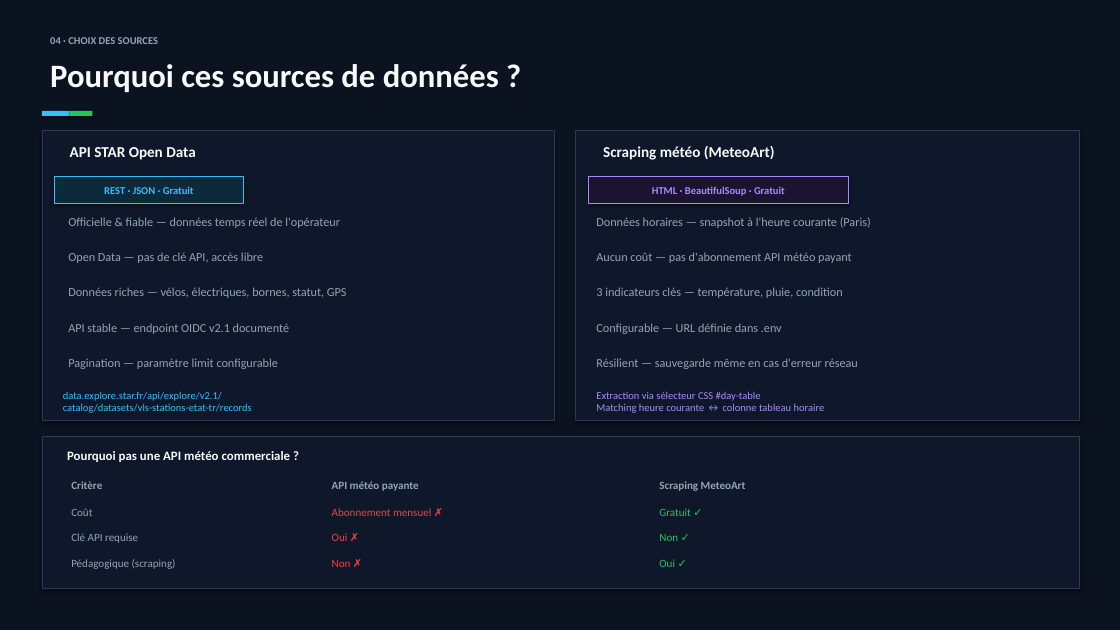
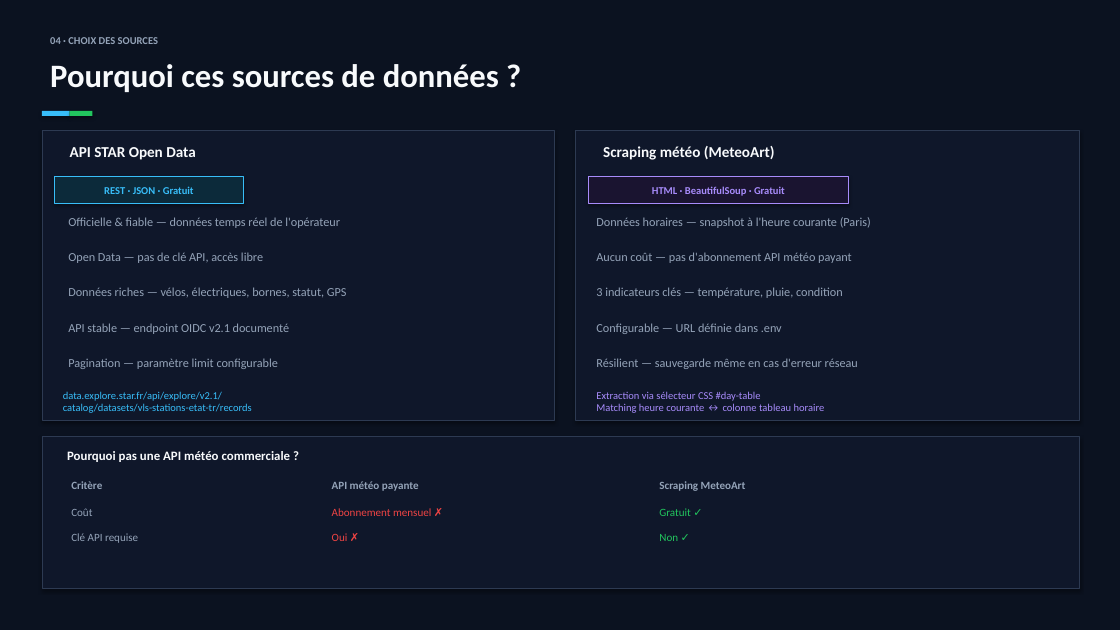
Before and after one commit to antefix1412/TP_Big_Data, a slide deck: slide 6 of doc/presentation.pptx. Drawn at 1120x630 pixels with LibreOffice and Linux fonts; fonts in the diff are those of the drawing. Boxes give left, top, right and bottom in pixels: in the first picture for what was removed or moved away, otherwise in the second. Text is boxed around its words. In the diff, an @@ line names an element or a change of style, - is before the commit and + after.

```diff
--- a/doc/presentation.pptx
+++ b/doc/presentation.pptx
@@ text removed at (71, 559, 176, 569) @@
-Pédagogique (scraping)
@@ text removed at (332, 560, 351, 567) @@
-Non ✗
@@ text removed at (659, 559, 675, 567) @@
-Oui ✓
```
Also in this commit, not shown: 2 other slides changed, 9 other files.
